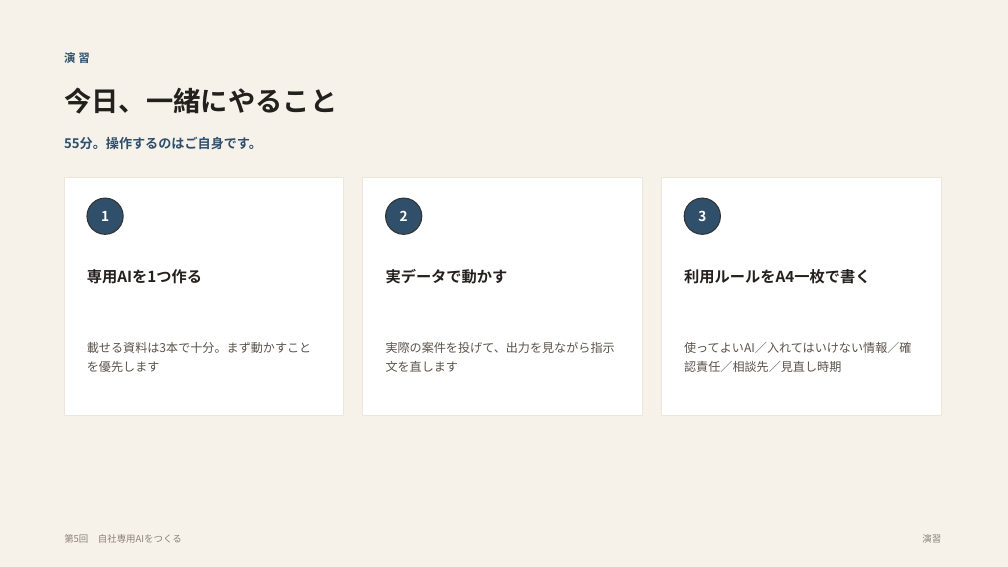
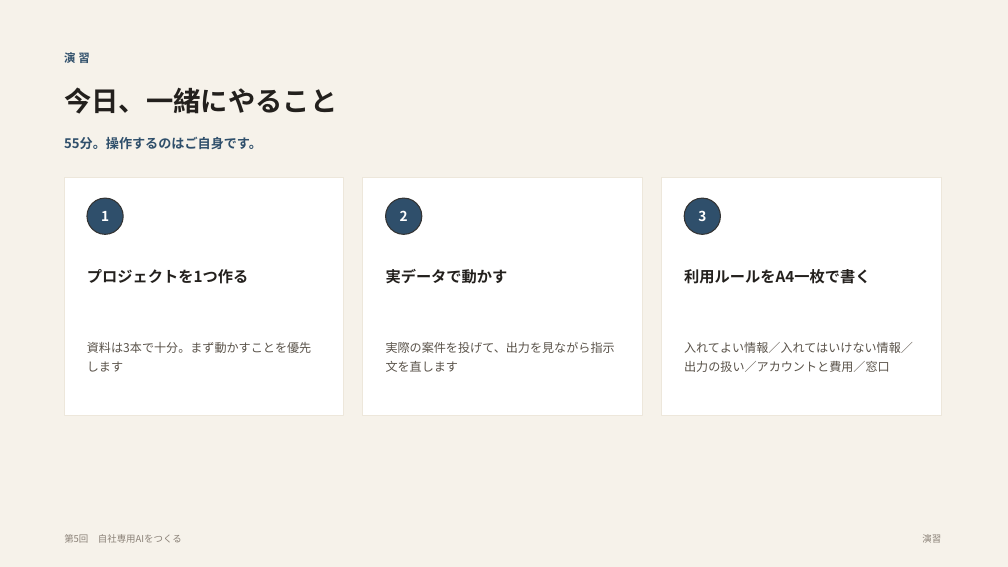
Before and after one commit to yusuke-aoki-bit/founders-ai-program, a slide deck: slide 11 of slides/pptx/第05回_自社専用AIをつくる.pptx. Drawn at 1008x567 pixels with LibreOffice and Linux fonts; fonts in the diff are those of the drawing. Boxes give left, top, right and bottom in pixels: in the first picture for what was removed or moved away, otherwise in the second. Text is boxed around its words. In the diff, an @@ line names an element or a change of style, - is before the commit and + after.

```diff
--- a/slides/pptx/第05回_自社専用AIをつくる.pptx
+++ b/slides/pptx/第05回_自社専用AIをつくる.pptx
@@ text at [87, 269, 248, 284]: text changed @@
-専用AIを1つ作る
+プロジェクトを1つ作る
@@ text at [87, 342, 311, 372]: text changed @@
-載せる資料は3本で十分。まず動かすことを優先します
+資料は3本で十分。まず動かすことを優先します
@@ text at [684, 342, 913, 372]: text changed @@
-使ってよいAI／入れてはいけない情報／確認責任／相談先／見直し時期
+入れてよい情報／入れてはいけない情報／出力の扱い／アカウントと費用／窓口
```
Also in this commit, not shown: 2 other slides changed, 9 other files.
